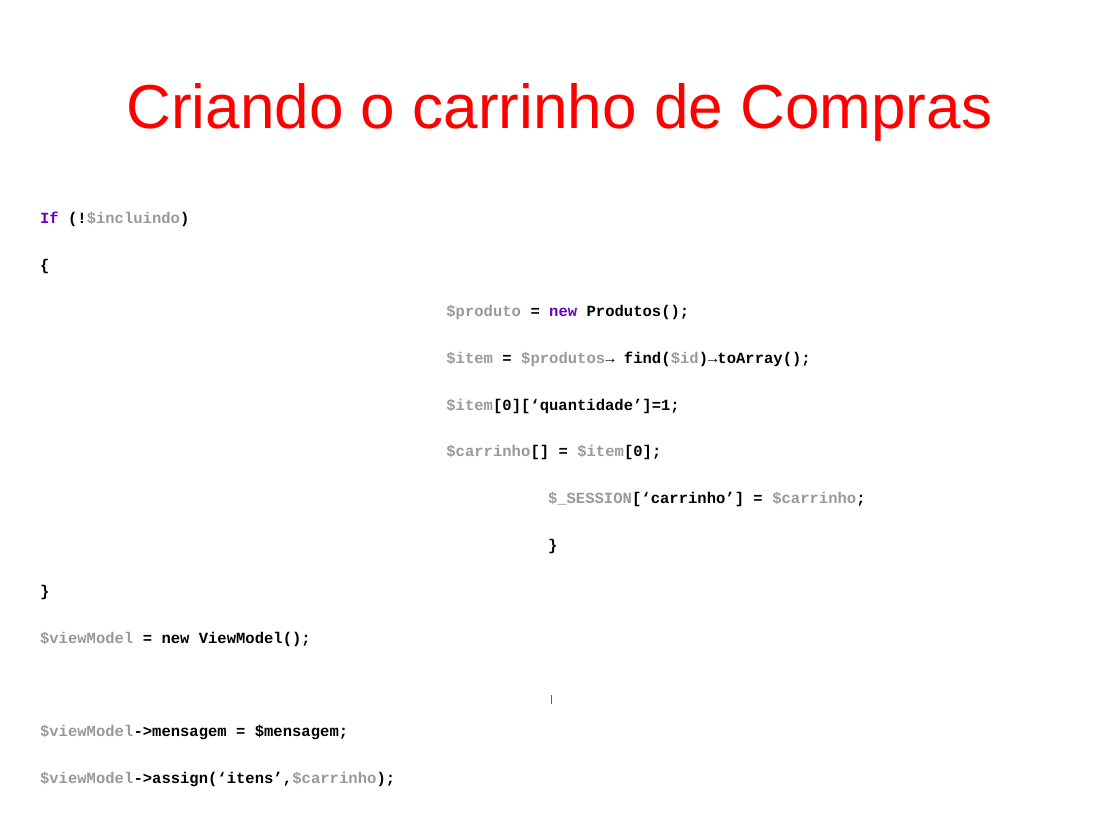
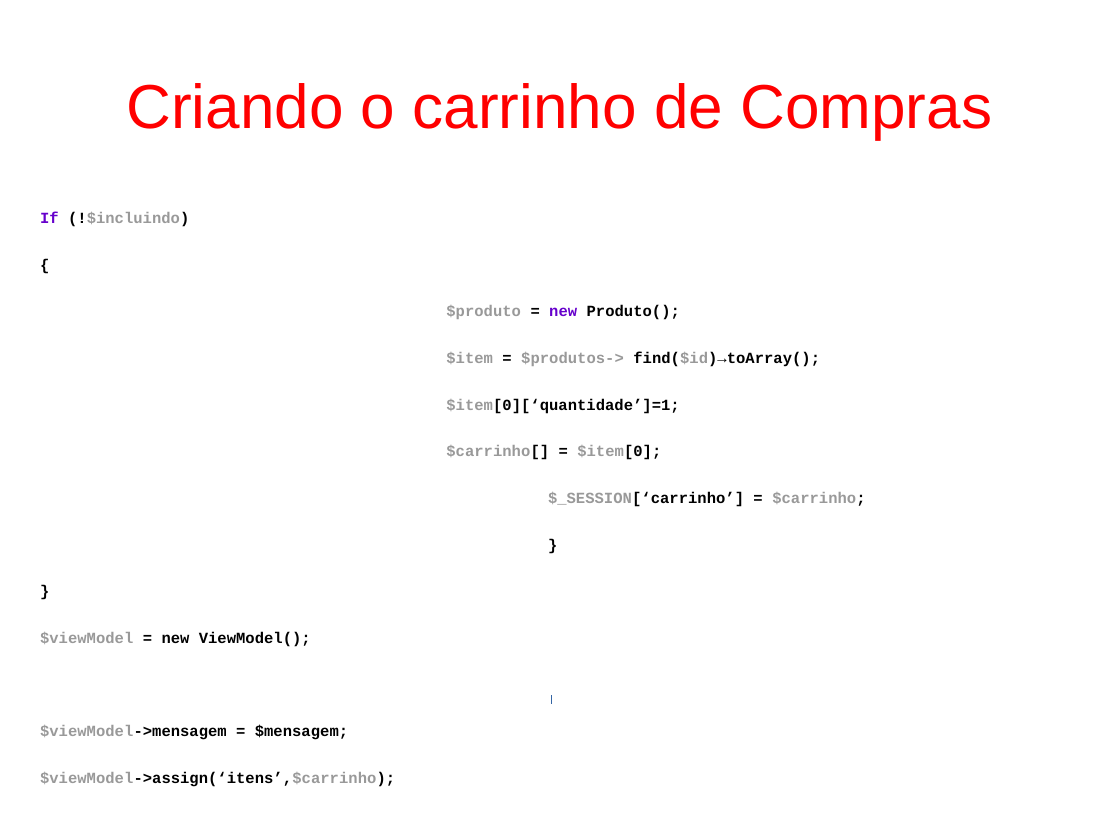
Before and after one commit to fgsl/lojasacme, a slide deck: slide 82 of docs/tutorial.odp. Drawn at 1120x840 pixels with LibreOffice and Linux fonts; fonts in the diff are those of the drawing. Boxes give left, top, right and bottom in pixels: in the first picture for what was removed or moved away, otherwise in the second. Text is boxed around its words. In the diff, an @@ line names an element or a change of style, - is before the commit and + after.

```diff
--- a/docs/tutorial.odp
+++ b/docs/tutorial.odp
@@ text at [446, 305, 820, 367]: text changed @@
-$produto = new Produtos();
-$item = $produtos→ find($id)→toArray();
+$produto = new Produto();
+$item = $produtos-> find($id)→toArray();
```
Also in this commit, not shown: 13 other slides changed, 1 slide removed, 1 other file.
